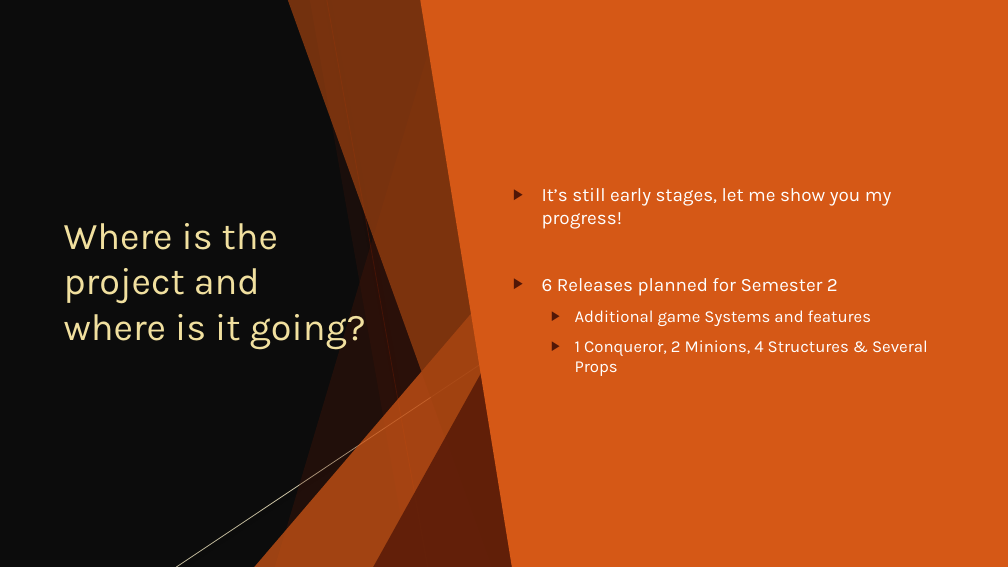
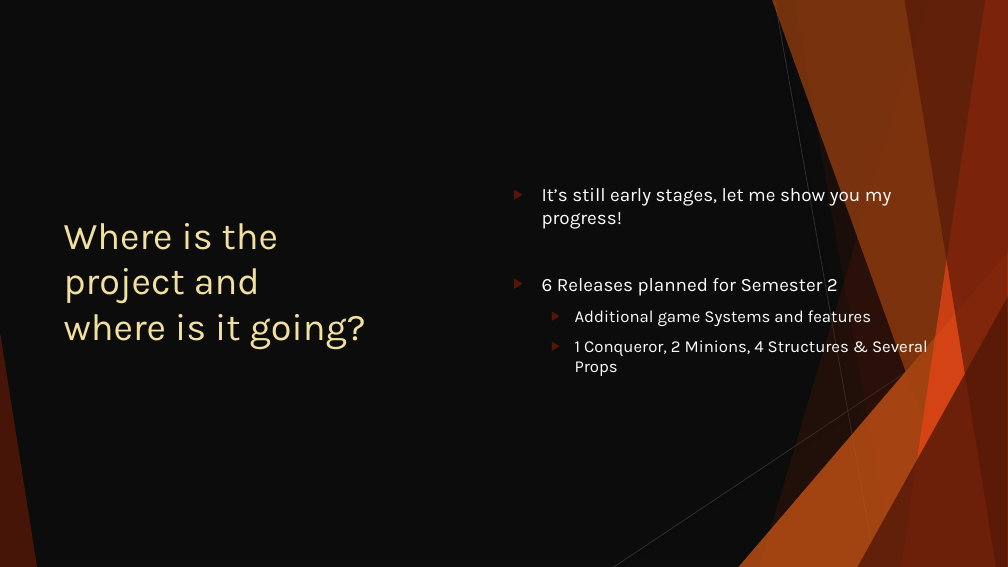
Before and after one commit to Crotshot/FYP, a slide deck: slide 7 of Docs/Semester_1.pptx. Drawn at 1008x567 pixels with LibreOffice and Linux fonts; fonts in the diff are those of the drawing. Boxes give left, top, right and bottom in pixels: in the first picture for what was removed or moved away, otherwise in the second. Text is boxed around its words. In the diff, an @@ line names an element or a change of style, - is before the commit and + after.

```diff
--- a/Docs/Semester_1.pptx
+++ b/Docs/Semester_1.pptx
@@ rectangle removed at (0, 0, 1008, 567) @@
@@ freeform shape removed at (275, 0, 524, 567) @@
@@ freeform shape removed at (287, 0, 523, 567) @@
@@ freeform shape removed at (310, 0, 524, 567) @@
@@ line removed from (327, 0) to (428, 567) @@
@@ freeform shape removed at (420, 0, 1008, 567) @@
@@ triangle removed at (254, 252, 523, 567) @@
@@ triangle removed at (374, 297, 524, 567) @@
@@ line removed from (570, 305) to (176, 567) @@
```
Also in this commit, not shown: 3 other slides changed, 2 other files.
